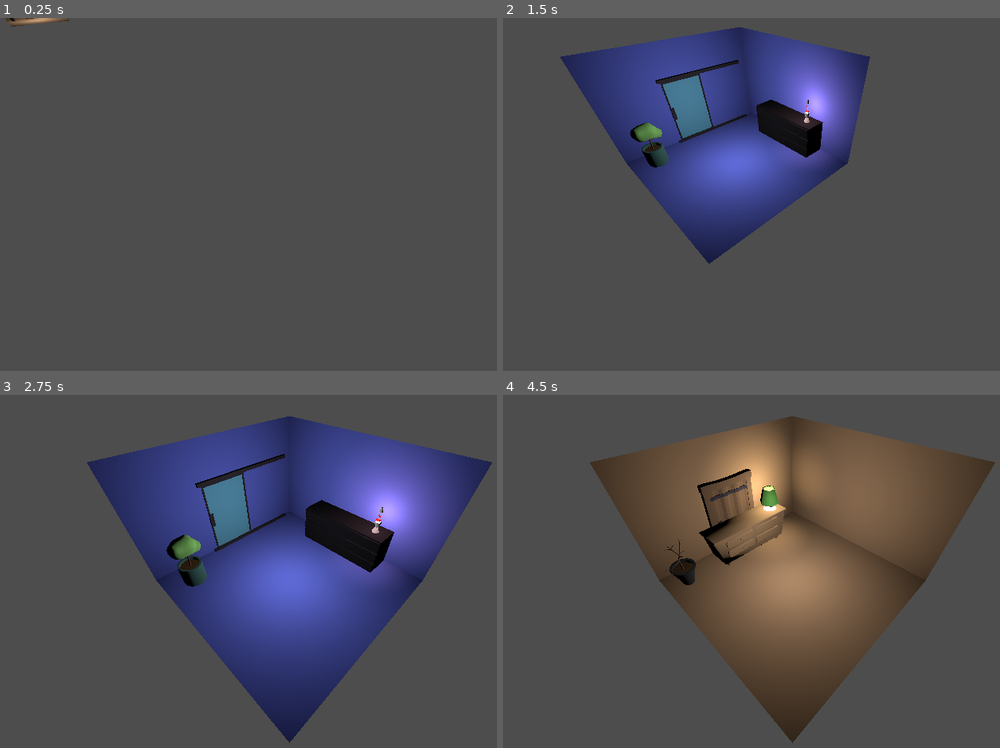
Above: before the commit, frames 1-4 (two rows, left to right).
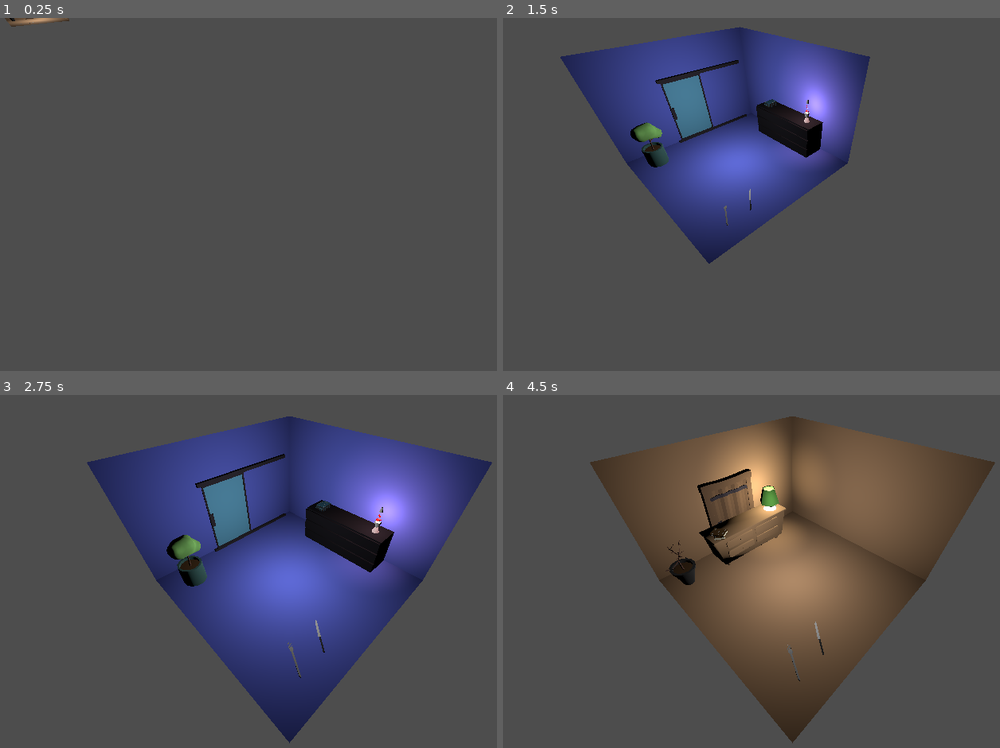
Above: after the commit, the same moments.

Repository: radiantstew0827/Gang29
Game: Godot game, scene res://main.tscn
Same seed, same stepped clock (60 frames per second), same inputs: the game is played once before the commit and once after it.
Inputs (mouse positions are in pixels of both pictures, inside the frame that each line leads up to):
- Up to frame 1 (0.25 s): no input
- Up to frame 2 (1.5 s): move the mouse to (930, 180) at 0.52 s; click (930, 180) at 0.6 s; move the mouse to (667, 215) at 1.27 s; tap Space (time_switch) at 1.35 s
- Up to frame 3 (2.75 s): move the mouse to (352, 493) at 2.02 s; click (352, 493) at 2.1 s
- Up to frame 4 (4.5 s): tap Enter at 2.75, 4.25 s; move the mouse to (761, 645) at 2.77 s; tap Space (time_switch) at 2.85, 3.5, 4.35 s; move the mouse to (985, 627) at 3.52 s; click (985, 627) at 3.6 s; move the mouse to (602, 518) at 4.27 s

The runs differ from the first frame. In frame 1, less than 0.1% of the frame differs, in the area x 4-7%, y 1-2%; in frame 2, less than 0.1%; in frame 3, 0.1%; in frame 4, 0.2%, in the area x 32-65%, y 37-82%.

Commit message:
Level 0 finished

Diff:
--- a/gang29/Assets/Props/fork.tscn
+++ b/gang29/Assets/Props/fork.tscn
@@ -4,7 +4,7 @@
 [ext_resource type="PackedScene" uid="uid://c6fo0tdgk8qal" path="res://Assets/Meshes/fork.fbx" id="2_ofrev"]
 
 [sub_resource type="BoxShape3D" id="BoxShape3D_vt3vm"]
-size = Vector3(0.767, 0.0321563, 0.767)
+size = Vector3(0.767, 0.0537109, 0.767)
 
 [node name="Fork" type="StaticBody3D"]
 script = ExtResource("1_wx04p")
--- a/gang29/Assets/Props/future_book.tscn
+++ b/gang29/Assets/Props/future_book.tscn
@@ -10,8 +10,8 @@
 script = ExtResource("1_762k2")
 
 [node name="CollisionShape3D" type="CollisionShape3D" parent="."]
-transform = Transform3D(1, 0, 0, 0, 1, 0, 0, 0, 1, -0.010498, 0.0500488, 0.105621)
+transform = Transform3D(0.5, 0, 0, 0, 0.5, 0, 0, 0, 0.5, -0.00317734, 0.0254893, -0.0077538)
 shape = SubResource("BoxShape3D_snr3h")
 
 [node name="future_book" parent="." instance=ExtResource("2_ycft0")]
-transform = Transform3D(0.05, 0, 0, 0, 0.05, 0, 0, 0, 0.05, 0, 0, 0)
+transform = Transform3D(0.025, 0, 0, 0, 0.025, 0, 0, 0, 0.025, 0, 0, -0.0620302)
--- a/gang29/Assets/Props/present_book.tscn
+++ b/gang29/Assets/Props/present_book.tscn
@@ -10,8 +10,8 @@
 script = ExtResource("1_ytcdr")
 
 [node name="CollisionShape3D" type="CollisionShape3D" parent="."]
-transform = Transform3D(1, 0, 0, 0, 1, 0, 0, 0, 1, -0.010498, 0.0500488, 0.105621)
+transform = Transform3D(0.5, 0, 0, 0, 0.5, 0, 0, 0, 0.5, -0.00317734, 0.0254893, -0.0077538)
 shape = SubResource("BoxShape3D_snr3h")
 
 [node name="present_book" parent="." instance=ExtResource("2_ocpns")]
-transform = Transform3D(0.05, 0, 0, 0, 0.05, 0, 0, 0, 0.05, 0, 0, 0)
+transform = Transform3D(0.025, 0, 0, 0, 0.025, 0, 0, 0, 0.025, 0, 0, -0.0620302)
--- a/gang29/levels/level_0.tscn
+++ b/gang29/levels/level_0.tscn
@@ -6,9 +6,13 @@
 [ext_resource type="PackedScene" uid="uid://bto6vxde8f0uu" path="res://Assets/Props/present_lamp.tscn" id="4_dnp8p"]
 [ext_resource type="PackedScene" uid="uid://1q5mb6kwwabt" path="res://Interactable Classes/future_door.tscn" id="5_faeu5"]
 [ext_resource type="PackedScene" uid="uid://c4dteqrbyqs8m" path="res://Assets/Furniture non interactable/future_wardrobe.tscn" id="5_ynhoo"]
+[ext_resource type="PackedScene" uid="uid://cn18whblfxx2a" path="res://Assets/Props/present_book.tscn" id="6_75gye"]
 [ext_resource type="PackedScene" uid="uid://bnevk1b4ocakp" path="res://Assets/Props/future_lamp.tscn" id="7_fk8ix"]
+[ext_resource type="PackedScene" uid="uid://dplo1bsoedeyc" path="res://Assets/Props/fork.tscn" id="7_mllms"]
 [ext_resource type="PackedScene" uid="uid://20oma2h00u80" path="res://Assets/Props/future_plant.tscn" id="8_f4oly"]
+[ext_resource type="PackedScene" uid="uid://cbocki3vo2k82" path="res://Assets/Props/knife.tscn" id="8_ye6is"]
 [ext_resource type="PackedScene" uid="uid://dc2mk8v0clq1g" path="res://Assets/Props/present_plant.tscn" id="9_j36hl"]
+[ext_resource type="PackedScene" uid="uid://cbq44fheeie11" path="res://Assets/Props/future_book.tscn" id="13_iwtou"]
 
 [sub_resource type="StandardMaterial3D" id="StandardMaterial3D_n0oft"]
 albedo_color = Color(0.817646, 0.640141, 0.476514, 1)
@@ -83,7 +87,19 @@
 transform = Transform3D(1, 0, 0, 0, 1, 0, 0, 0, 1, -1.85201, -0.480621, -0.920345)
 
 [node name="Present Plant" parent="Present" instance=ExtResource("9_j36hl")]
-transform = Transform3D(0.512148, 0, -0.858897, 0, 1, 0, 0.858897, 0, 0.512148, -1.89766, -1.4995, 1.95239)
+transform = Transform3D(0.520107, -0.00197682, -0.854099, -0.00747249, 0.999949, -0.00686481, 0.854069, 0.00995268, 0.520065, -1.89766, -1.4995, 1.95239)
+
+[node name="Present Book" parent="Present" instance=ExtResource("6_75gye")]
+transform = Transform3D(0.702408, 0, 0.972946, 0, 1.2, 0, -0.972946, 0, 0.702408, -1.73876, -0.50977, 0.856196)
+
+[node name="Present Book2" parent="Present" instance=ExtResource("6_75gye")]
+transform = Transform3D(-0.628123, 0, 1.02248, 0, 1.2, 0, -1.02248, 0, -0.628123, -1.73876, -0.447733, 0.856196)
+
+[node name="Fork" parent="Present" instance=ExtResource("7_mllms")]
+transform = Transform3D(0.47699, 0, 0.878909, 0, 1, 0, -0.878909, 0, 0.47699, 1.63822, -1.44935, 1.59187)
+
+[node name="Knife" parent="Present" instance=ExtResource("8_ye6is")]
+transform = Transform3D(0.597765, 0, 0.801671, 0, 1, 0, -0.801671, 0, 0.597765, 1.63822, -1.44935, 0.840611)
 
 [node name="Future" type="CSGBox3D" parent="."]
 transform = Transform3D(1, 0, 0, 0, 1, 0, 0, 0, 1, 0, 0, 9.23078)
@@ -126,5 +142,17 @@
 [node name="Future Plant" parent="Future" instance=ExtResource("8_f4oly")]
 transform = Transform3D(-0.497156, 0, 0.867661, 0, 1, 0, -0.867661, 0, -0.497156, -1.83326, -1.50094, 1.72134)
 
+[node name="Fork" parent="Future" instance=ExtResource("7_mllms")]
+transform = Transform3D(0.47699, 0, 0.878909, 0, 1, 0, -0.878909, 0, 0.47699, 1.65433, -1.44935, 1.49752)
+
+[node name="Knife" parent="Future" instance=ExtResource("8_ye6is")]
+transform = Transform3D(0.597765, 0, 0.801671, 0, 1, 0, -0.801671, 0, 0.597765, 1.65433, -1.44935, 0.746268)
+
+[node name="Future Book" parent="Future" instance=ExtResource("13_iwtou")]
+transform = Transform3D(1.2, 0, 0, 0, 1.2, 0, 0, 0, 1.2, -0.727315, -0.504293, -2.12514)
+
+[node name="Future Book2" parent="Future" instance=ExtResource("13_iwtou")]
+transform = Transform3D(1.2, 0, 0, 0, 1.2, 0, 0, 0, 1.2, -0.725023, -0.444577, -2.1314)
+
 [node name="Marker3D" type="Marker3D" parent="."]
 transform = Transform3D(1, 0, 0, 0, 1, 0, 0, 0, 1, 3, 3, 3)
--- a/gang29/levels/level_1.tscn
+++ b/gang29/levels/level_1.tscn
@@ -1,11 +1,10 @@
-[gd_scene load_steps=14 format=3 uid="uid://tnkstllrqrim"]
+[gd_scene load_steps=13 format=3 uid="uid://tnkstllrqrim"]
 
 [ext_resource type="Script" path="res://scripts/level.gd" id="1_5sls7"]
 [ext_resource type="PackedScene" uid="uid://biblg2yp8qg46" path="res://Interactable Classes/Key.tscn" id="2_hipvj"]
 [ext_resource type="PackedScene" uid="uid://bocwbfyim2afj" path="res://Interactable Classes/present_door.tscn" id="4_kdmvi"]
 [ext_resource type="PackedScene" uid="uid://1q5mb6kwwabt" path="res://Interactable Classes/future_door.tscn" id="5_cvjkd"]
 [ext_resource type="PackedScene" uid="uid://dxljny4sda6dn" path="res://Interactable Classes/padlock.tscn" id="6_3111g"]
-[ext_resource type="Script" path="res://scripts/padlock.gd" id="6_fdjf6"]
 
 [sub_resource type="StandardMaterial3D" id="StandardMaterial3D_n0oft"]
 albedo_color = Color(0.817646, 0.640141, 0.476514, 1)
@@ -113,6 +112,5 @@
 
 [node name="Lock" parent="." node_paths=PackedStringArray("door") instance=ExtResource("6_3111g")]
 transform = Transform3D(0.452297, -0.300845, 0.839595, -0.0503916, 0.931266, 0.360839, -0.890442, -0.205515, 0.406049, -2.2983, -0.634718, 0.516754)
-script = ExtResource("6_fdjf6")
 key_id = ":3"
 door = NodePath("../Present/Present Door")
Not shown: 1 places in gang29/levels/level_0.tscn that only renumber resources
